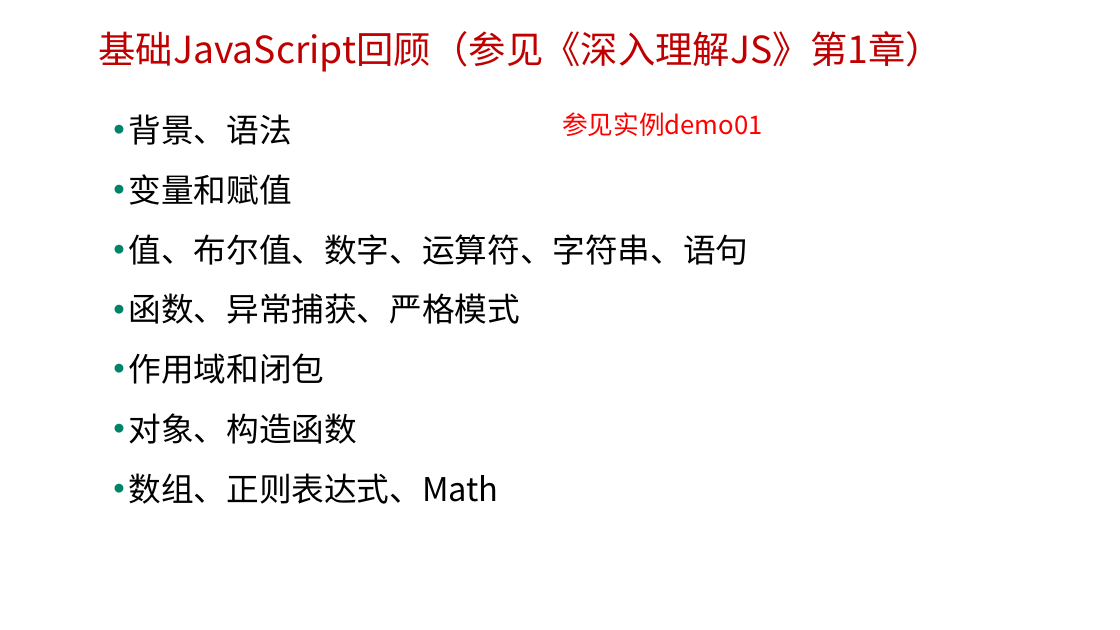
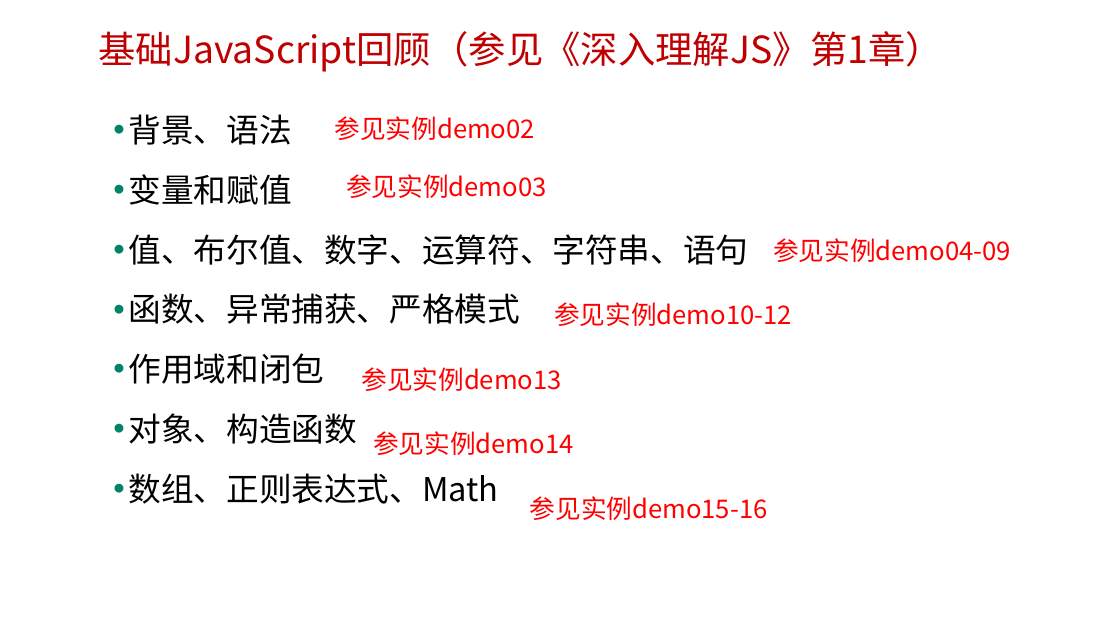
Before and after one commit to edu2act/course-javascript-advanced, a slide deck: slide 12 of 课程PPT/01.JavaScript发展历程及语言特点.pptx (slide 8 before the commit). Drawn at 1120x630 pixels with LibreOffice and Linux fonts; fonts in the diff are those of the drawing; background and template pictures are left out. Boxes give left, top, right and bottom in pixels: in the first picture for what was removed or moved away, otherwise in the second. Text is boxed around its words. In the diff, an @@ line names an element or a change of style, - is before the commit and + after.

```diff
--- a/课程PPT/01.JavaScript发展历程及语言特点.pptx
+++ b/课程PPT/01.JavaScript发展历程及语言特点.pptx
@@ text at [335,116,535,140]: text changed @@
-参见实例demo01
+参见实例demo02
@@ text added at [346,174,546,198], 22 pt, text #FF0000 @@
+参见实例demo03
@@ text added at [773,238,1011,262], 22 pt, text #FF0000 @@
+参见实例demo04-09
@@ text added at [554,302,792,326], 22 pt, text #FF0000 @@
+参见实例demo10-12
@@ text added at [362,367,562,391], 22 pt, text #FF0000 @@
+参见实例demo13
@@ text added at [373,431,573,455], 22 pt, text #FF0000 @@
+参见实例demo14
@@ text added at [530,496,768,520], 22 pt, text #FF0000 @@
+参见实例demo15-16
```
Also in this commit, not shown: 3 other slides changed, 2 slides added.
